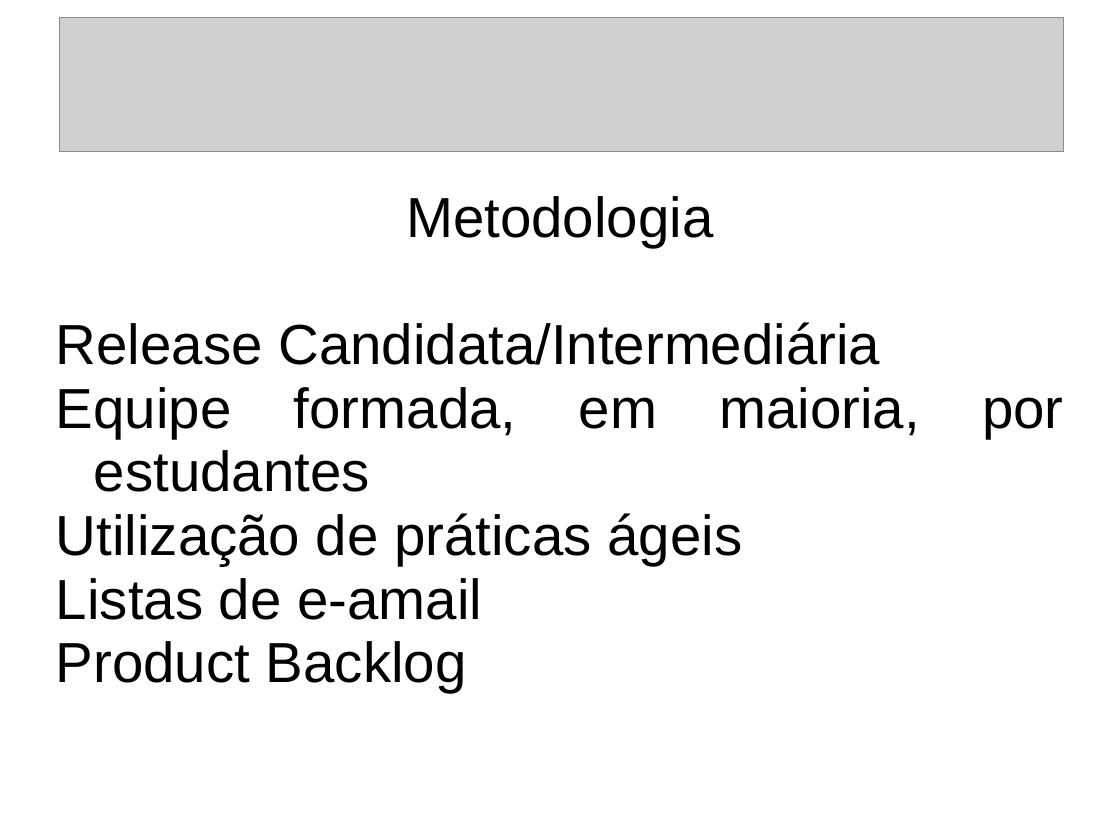
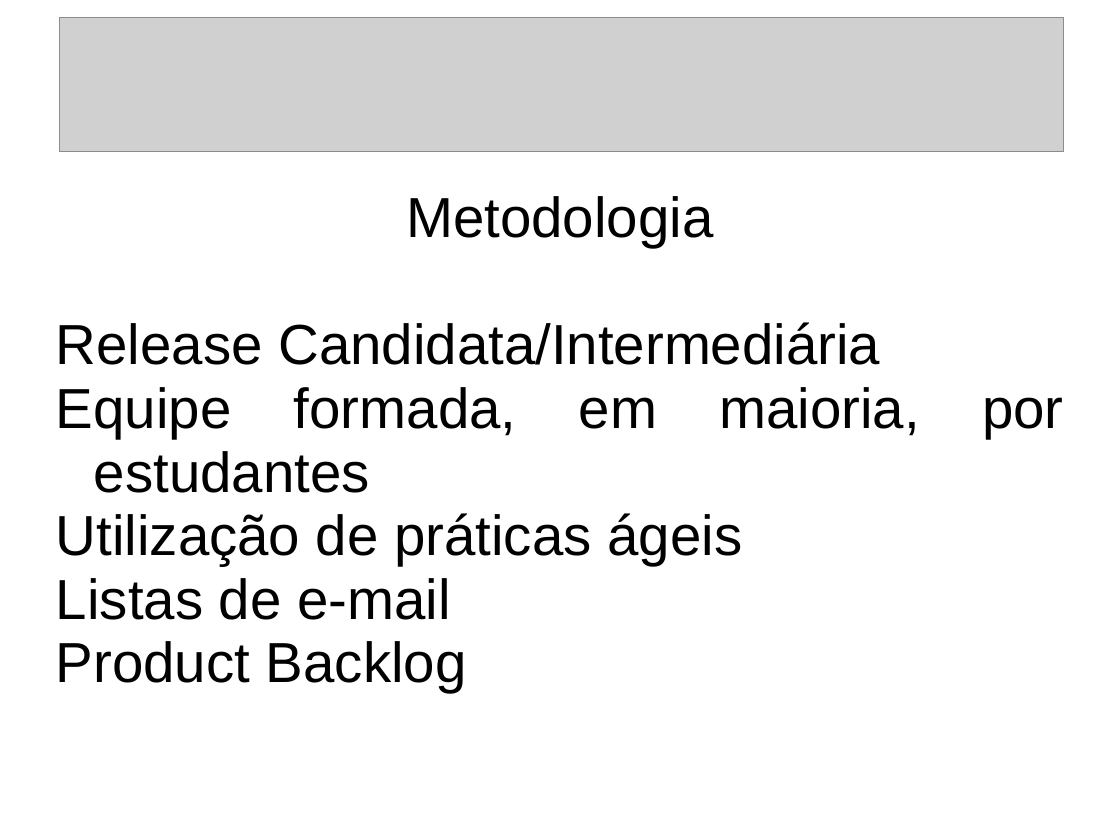
Before and after one commit to camilaferreira251/artigoFESS2014, a slide deck: slide 5 of ApresentacaoArtigo.odp. Drawn at 1120x840 pixels with LibreOffice and Linux fonts; fonts in the diff are those of the drawing; grey boxes stand for pictures. Boxes give left, top, right and bottom in pixels: in the first picture for what was removed or moved away, otherwise in the second. Text is boxed around its words. In the diff, an @@ line names an element or a change of style, - is before the commit and + after.

```diff
--- a/ApresentacaoArtigo.odp
+++ b/ApresentacaoArtigo.odp
@@ subtitle at box(56, 578, 451, 620): text changed @@
-Listas de e-amail
+Listas de e-mail
```
Also in this commit, not shown: 3 other slides changed, 1 slide added, 1 slide removed.
